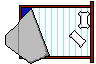
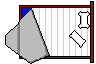
Layers edited between the first and the second 96 x 64 image:
painted on "Pasted Layer" over [17,22,20,55]
